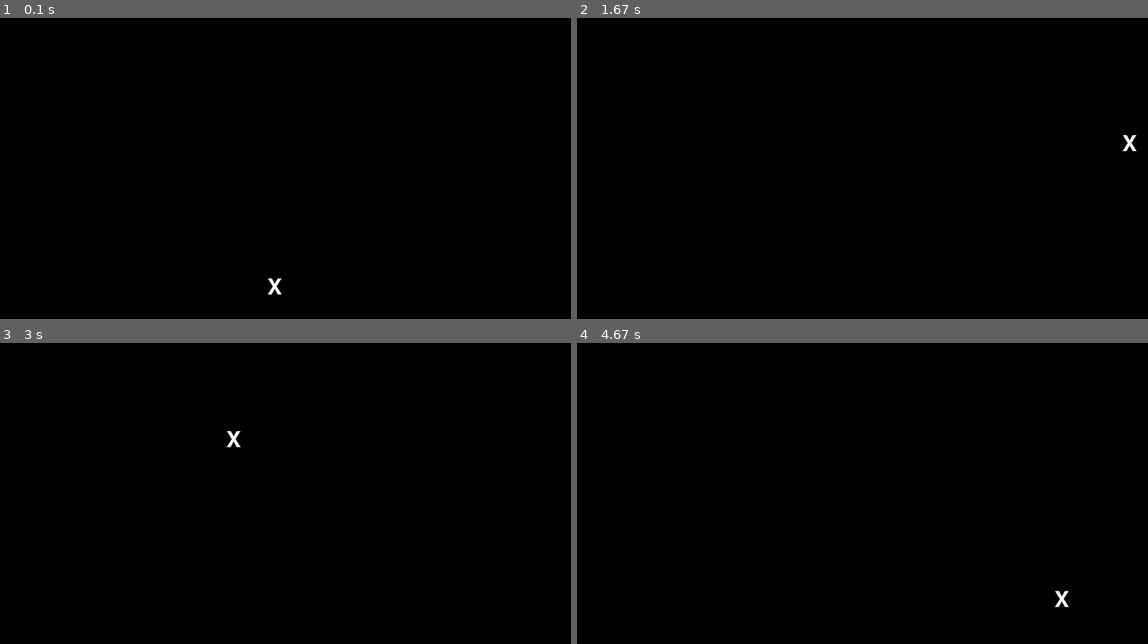
Above: before the commit, frames 1-4 (two rows, left to right).
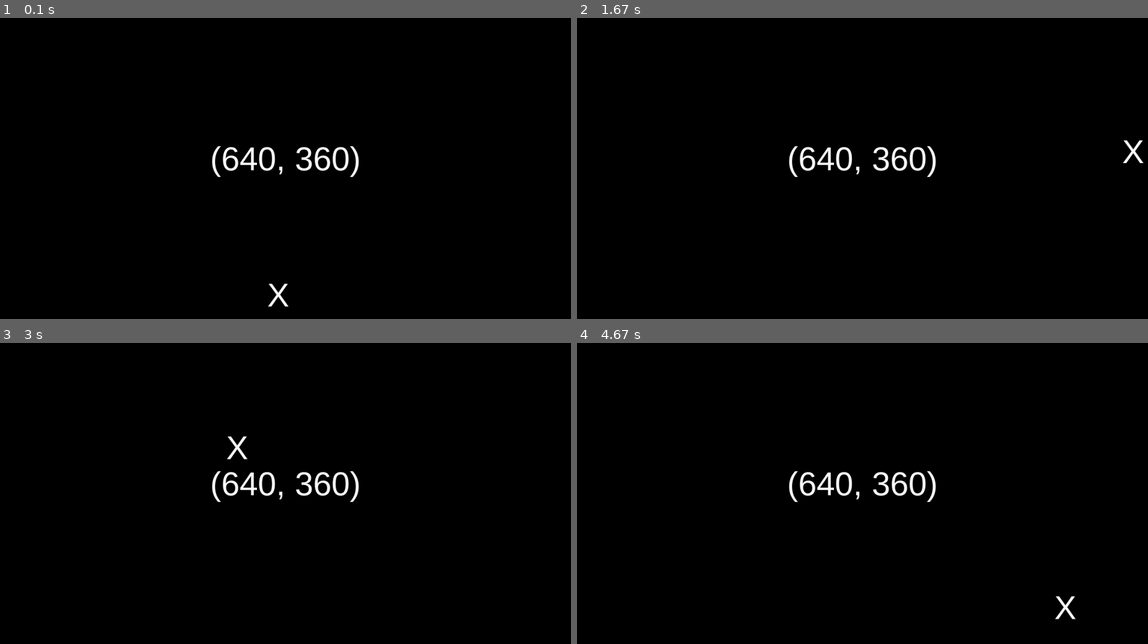
Above: after the commit, the same moments.

Repository: resolver101757/Eye-tracker
Game: pygame game, started from get_data.py
Two runs of this game, one before a commit and one after it. Both use one fixed random seed, a clock stepped at 60 frames per second and the inputs below.
Inputs:
- Up to frame 1 (0.1 s): no input
- Up to frame 2 (1.67 s): tap S at 0.33 s; tap C at 0.67 s
- Up to frame 3 (3 s): tap S at 2, 2.4, 2.7, 2.9 s
- Up to frame 4 (4.67 s): tap S at 3.23, 3.53, 3.73, 4.03, 4.3, 4.63 s

The runs differ from the first frame. In frame 1, 0.9% of the frame differs, in the area x 37-63%, y 42-96%; in frame 2, 0.9%; in frame 3, 0.9%, in the area x 37-63%, y 29-53%; in frame 4, 0.9%.

Commit message:
Update screen sizes and display coordinates

Diff:
--- a/get_data.py
+++ b/get_data.py
@@ -4,6 +4,8 @@
 import random
 import os
 from datetime import datetime
+import random
+
 
 # Initialize Pygame and the camera
 pygame.init()
@@ -17,7 +19,6 @@
 print ("screen_width = ", screen_width)
 print ("screen_height = ", screen_height)
 
-import random
 
 def get_random_coordinate(screen_width, screen_height, edge_size, mode = 'whole'):
     if mode == 'edge':
@@ -67,6 +68,8 @@
 x, y = get_random_coordinate(screen_width, screen_height, 100)  # Adjust edge_size as needed
 
 
+# Display the "X" at the current position
+font = pygame.font.Font('Arial', 74)
 
 running = True
 while running:
@@ -82,8 +85,17 @@
     # Clear screen
     screen.fill((0, 0, 0))
 
-    # Display the "X" at the current position
-    font = pygame.font.Font(None, 74)
+    # Calculate middle of the screen
+    middle_x = screen_width // 2
+    middle_y = screen_height // 2
+    # Convert the coordinates to string
+    coordinates_text = str((middle_x, middle_y))
+    # Render the coordinates
+    coordinates_surface = font.render(coordinates_text, True, (255, 255, 255))
+    # Display the coordinates at the middle of the screen
+    screen.blit(coordinates_surface, (middle_x - coordinates_surface.get_width() // 2, middle_y - coordinates_surface.get_height() // 2))
+
+
     text = font.render("X", True, (255, 255, 255))
     screen.blit(text, (x, y))
 
--- a/screen_sizes.json
+++ b/screen_sizes.json
@@ -2,5 +2,10 @@
     "work_screen": {
         "width": 2560,
         "height": 1440
+    },
+    "home_laptop": {
+        "width": 1536,
+        "height": 960
     }
+
 }
--- a/test_eye_position.py
+++ b/test_eye_position.py
@@ -4,11 +4,20 @@
 import cv2
 import pathlib
 import json
+import platform
+import os
+
+# gets the right screen size for the current computer
+if os.path.isfile('./home_laptop'):
+    screen = "home_laptop"
+else:
+    print("File does not exist")
+
 
 with open('screen_sizes.json', 'r') as f:
     screen_sizes = json.load(f)
 
-screen = screen_sizes['work_screen']
+screen = screen_sizes[screen]
 width = screen['width']
 height = screen['height']
 display_dims = (width, height)
Not shown, added: home_laptop
Not shown, added: training_resnet18_eye_gazing_raw.ipynb
